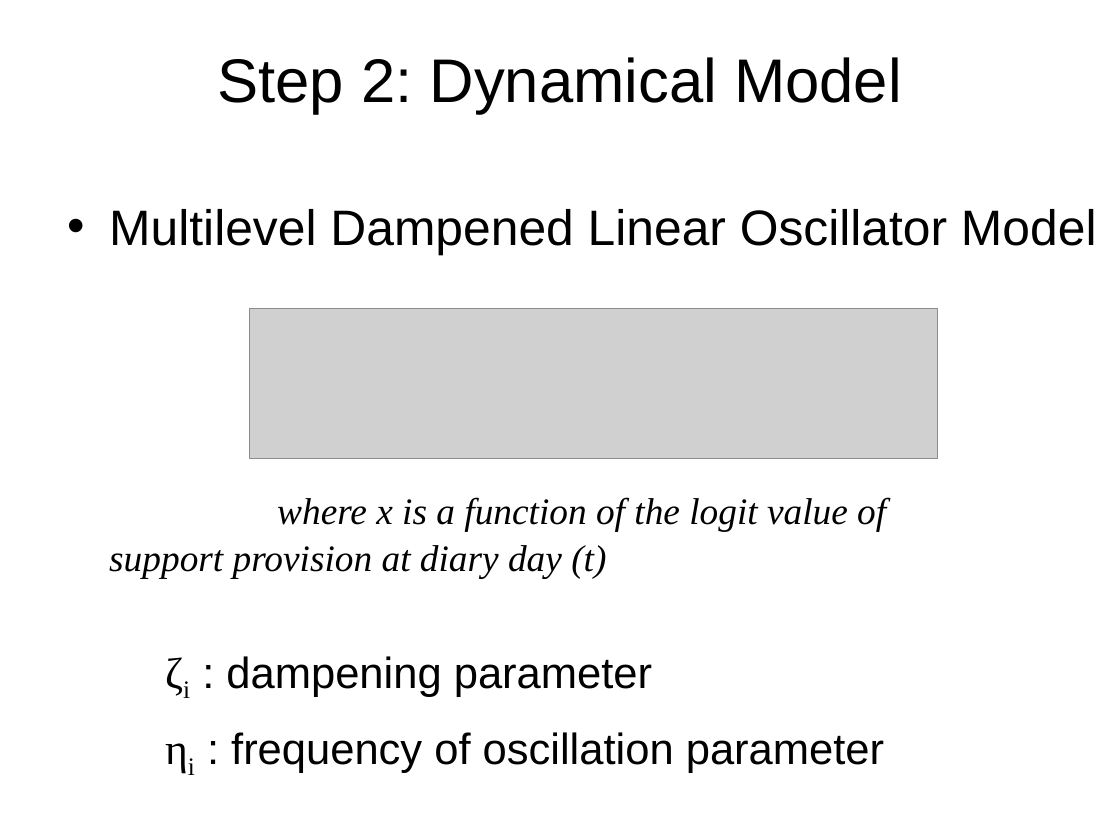
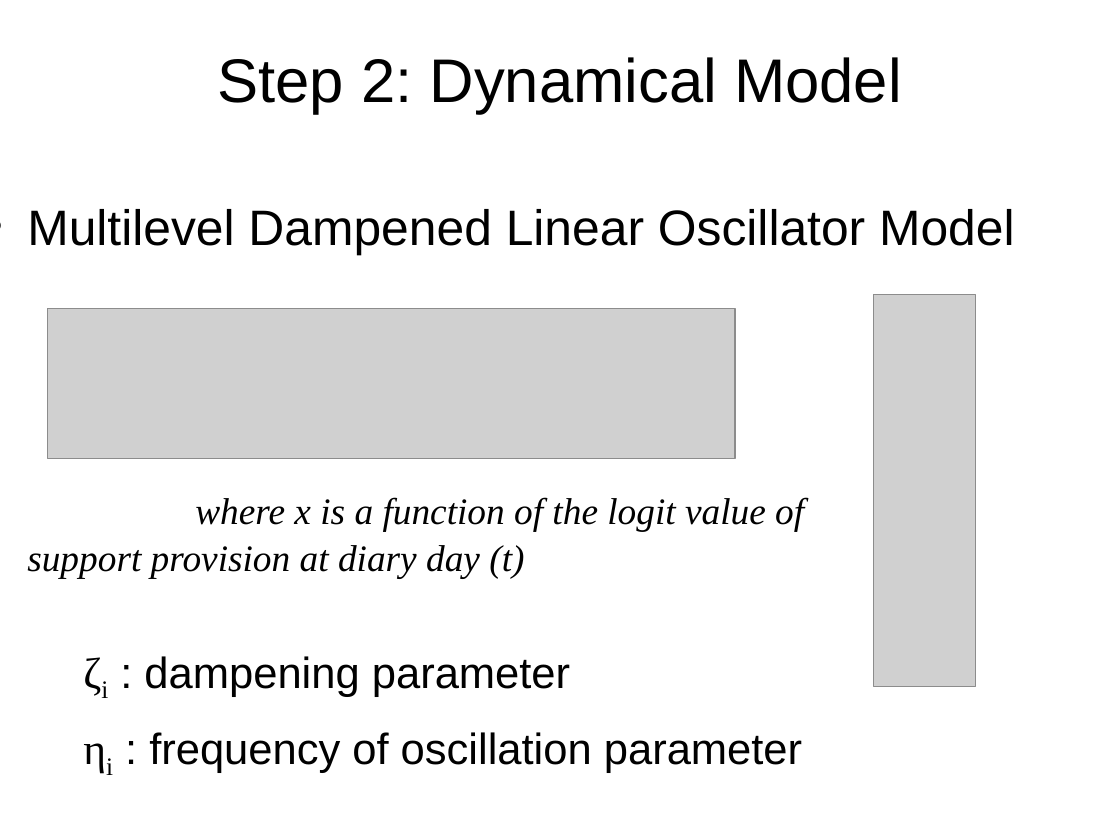
Before and after one commit to mayazrm/KZNB, a slide deck: slide 11 of DSM/Bolger_DSM_Report_from_the_Trenches_170614.pptx. Drawn at 1120x840 pixels with LibreOffice and Linux fonts; fonts in the diff are those of the drawing; grey boxes stand for pictures. Boxes give left, top, right and bottom in pixels: in the first picture for what was removed or moved away, otherwise in the second. Text is boxed around its words. In the diff, an @@ line names an element or a change of style, - is before the commit and + after.

```diff
--- a/DSM/Bolger_DSM_Report_from_the_Trenches_170614.pptx
+++ b/DSM/Bolger_DSM_Report_from_the_Trenches_170614.pptx
@@ text "Multilevel Dampened Linear Oscillator Model": place and size @@
-text "Multilevel Dampened Linear Oscillator Model" at bbox=[109, 209, 1097, 773]
+text "Multilevel Dampened Linear Oscillator Model" at bbox=[27, 209, 1015, 773]
@@ picture added at bbox=[874, 295, 976, 687] @@
@@ picture: place and size @@
-picture at bbox=[250, 309, 937, 458]
+picture at bbox=[47, 309, 735, 458]
```
Also in this commit, not shown: 10 other slides changed, 4 slides added, 1 slide removed, 2 other files.
